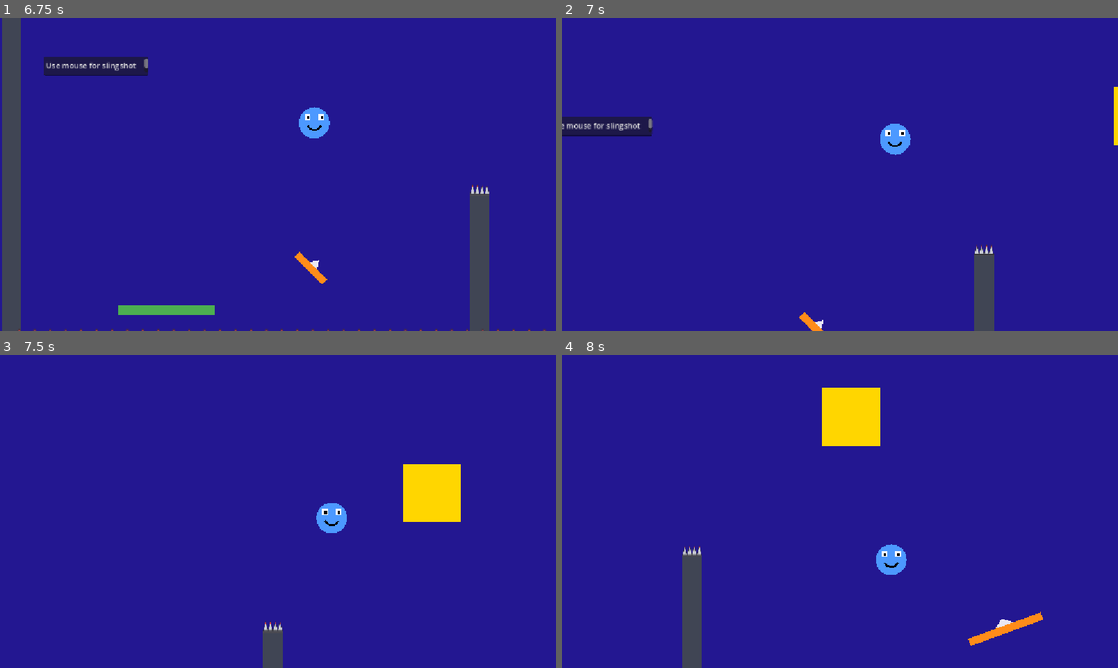
Above: before the commit, frames 1-4 (two rows, left to right).
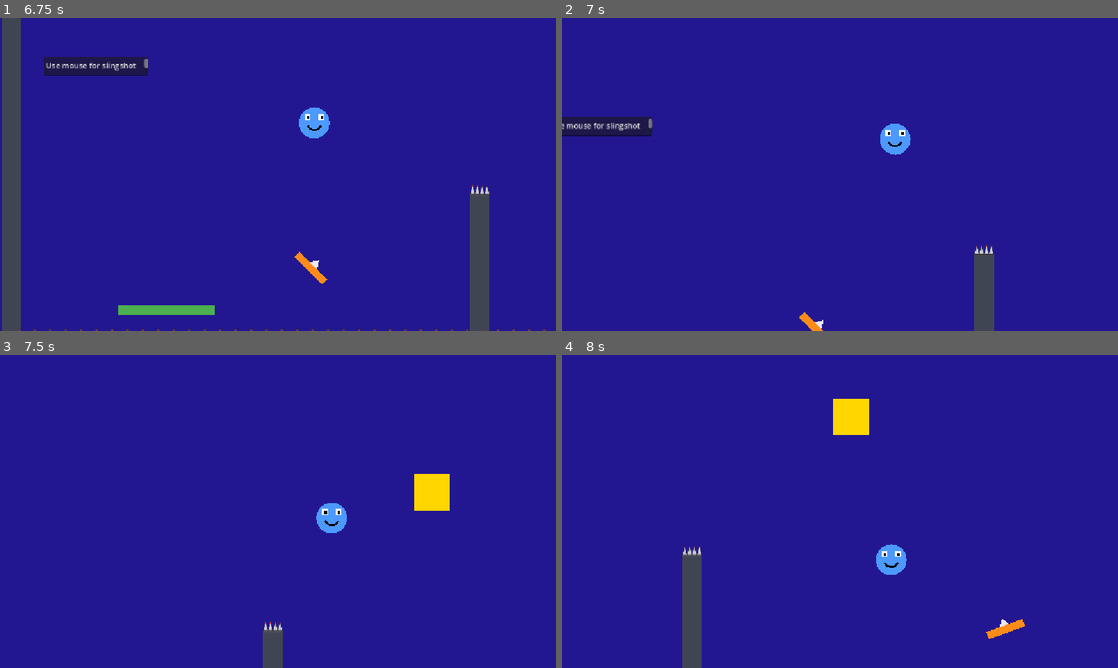
Above: after the commit, the same moments.

Repository: orbitwebsites-cloud/haven
Game: Godot game, scene res://level.tscn
Two runs of this game, one before a commit and one after it. Both use one fixed random seed, a clock stepped at 60 frames per second and the inputs below. The project has no main scene, so this scene is started directly.
Inputs (mouse positions are in pixels of both pictures, inside the frame that each line leads up to):
- Up to frame 1 (6.75 s): tap Enter at 0.5, 2.75 s; move the mouse to (400, 158) at 0.52 s; click (400, 158) at 0.67 s; drag from (166, 190) to (478, 171) at 1.27 s; tap Space at 2, 3.5 s; move the mouse to (333, 105) at 2.02 s; click (333, 105) at 2.17 s; drag from (250, 237) to (44, 318) at 2.77 s; move the mouse to (444, 221) at 3.52 s; click (444, 221) at 3.67 s; drag from (111, 127) to (44, 318) at 4.27 s; move the mouse to (305, 174) at 5.02 s; click (305, 174) at 5.17 s; drag from (194, 96) to (105, 318) at 5.77 s; move the mouse to (400, 158) at 6.52 s; click (400, 158) at 6.67 s
- Up to frame 2 (7 s): no input
- Up to frame 3 (7.5 s): drag from (166, 527) to (505, 486) at 7.27 s
- Up to frame 4 (8 s): no input

Frame 1 is identical in both runs. In frame 2, 0.1% of the frame differs, in the area x 99-100%, y 22-41%; in frame 3, 1.2%; in frame 4, 1.4%, in the area x 46-87%, y 10-93%.

Commit message:
Make every level harder: smaller pads and goals, more spikes

Diff:
--- a/level.tscn
+++ b/level.tscn
@@ -148,12 +148,12 @@
 [node name="BouncePad2" parent="." unique_id=1134803600 instance=ExtResource("pad_scene")]
 position = Vector2(1300, 150)
 rotation = -0.349066
-scale = Vector2(2, 1)
+scale = Vector2(1, 1)
 strength = 1000.0
 
 [node name="Goal" parent="." unique_id=1742123123 instance=ExtResource("goal_scene")]
 position = Vector2(980, -290)
-scale = Vector2(2, 2)
+scale = Vector2(1.25, 1.25)
 
 [node name="SpikeFloor" type="Node2D" parent="." unique_id=523882138]
 position = Vector2(0, 290)
--- a/level_2.tscn
+++ b/level_2.tscn
@@ -19,6 +19,9 @@
 
 [sub_resource type="RectangleShape2D" id="RectangleShape2D_BouncyWall"]
 size = Vector2(40.0, 650.0)
+
+[sub_resource type="RectangleShape2D" id="RectangleShape2D_Blocker"]
+size = Vector2(30.0, 250.0)
 
 [sub_resource type="RectangleShape2D" id="RectangleShape2D_Platform"]
 size = Vector2(200.0, 20.0)
@@ -87,6 +90,19 @@
 offset_bottom = 325.0
 color = Color(0.2, 0.75, 0.75, 1)
 
+[node name="Blocker" type="StaticBody2D" parent="."]
+position = Vector2(520.0, 165.0)
+
+[node name="CollisionShape2D" type="CollisionShape2D" parent="Blocker"]
+shape = SubResource("RectangleShape2D_Blocker")
+
+[node name="ColorRect" type="ColorRect" parent="Blocker"]
+offset_left = -15.0
+offset_top = -125.0
+offset_right = 15.0
+offset_bottom = 125.0
+color = Color(0.25, 0.27, 0.33, 1)
+
 [node name="Platform" type="StaticBody2D" parent="."]
 position = Vector2(0.0, 100.0)
 
@@ -103,13 +119,12 @@
 [node name="BouncePad1" parent="." instance=ExtResource("pad")]
 position = Vector2(320.0, 200.0)
 rotation = 0.523599
-scale = Vector2(1.75, 1)
 strength = 1000.0
 
 [node name="BouncePad2" parent="." instance=ExtResource("pad")]
 position = Vector2(720.0, 150.0)
 rotation = -0.610865
-scale = Vector2(2.0, 1)
+scale = Vector2(1.2, 1)
 strength = 1250.0
 
 [node name="SpikeFloor" type="Node2D" parent="."]
@@ -163,9 +178,14 @@
 position = Vector2(1152.0, 0)
 scale = Vector2(2, 2)
 
+[node name="BankWallSpikes" parent="." instance=ExtResource("spikes")]
+position = Vector2(964.0, 86.0)
+rotation = -1.570796
+scale = Vector2(2, 2)
+
 [node name="Goal" parent="." instance=ExtResource("goal")]
 position = Vector2(40.0, -380.0)
-scale = Vector2(1.5, 1.5)
+scale = Vector2(1.0, 1.0)
 
 [node name="Player" parent="." instance=ExtResource("player")]
 position = Vector2(0.0, 40.0)
--- a/level_3.tscn
+++ b/level_3.tscn
@@ -68,19 +68,19 @@
 [node name="BouncePad1" parent="." instance=ExtResource("pad")]
 position = Vector2(520.0, 60.0)
 rotation = -0.698132
-scale = Vector2(1.5, 1)
+scale = Vector2(0.6, 1)
 strength = 1100.0
 
 [node name="BouncePad2" parent="." instance=ExtResource("pad")]
 position = Vector2(-120.0, -300.0)
 rotation = 0.698132
-scale = Vector2(1.5, 1)
+scale = Vector2(0.8, 1)
 strength = 1100.0
 
 [node name="BouncePad3" parent="." instance=ExtResource("pad")]
 position = Vector2(520.0, -660.0)
 rotation = -0.698132
-scale = Vector2(1.5, 1)
+scale = Vector2(0.8, 1)
 strength = 1100.0
 
 [node name="SpikeFloor" type="Node2D" parent="."]
@@ -124,9 +124,14 @@
 rotation = 1.570796
 scale = Vector2(2, 2)
 
+[node name="UpperRightSpikes" parent="." instance=ExtResource("spikes")]
+position = Vector2(584.0, -480.0)
+rotation = -1.570796
+scale = Vector2(2, 2)
+
 [node name="Goal" parent="." instance=ExtResource("goal")]
 position = Vector2(-120.0, -1020.0)
-scale = Vector2(1.5, 1.5)
+scale = Vector2(0.8, 0.8)
 
 [node name="SecretPortal" parent="." instance=ExtResource("portal")]
 position = Vector2(-150.0, -45.0)
--- a/secret_level.tscn
+++ b/secret_level.tscn
@@ -87,18 +87,19 @@
 [node name="BouncePad1" parent="." instance=ExtResource("pad")]
 position = Vector2(300.0, 200.0)
 rotation = 0.785398
+scale = Vector2(0.5, 1)
 strength = 1000.0
 
 [node name="BouncePad2" parent="." instance=ExtResource("pad")]
 position = Vector2(1240.0, 200.0)
 rotation = 0.785398
-scale = Vector2(1.5, 1)
+scale = Vector2(0.8, 1)
 strength = 1000.0
 
 [node name="BouncePad3" parent="." instance=ExtResource("pad")]
 position = Vector2(2180.0, 200.0)
 rotation = -0.261799
-scale = Vector2(1.5, 1)
+scale = Vector2(0.8, 1)
 strength = 1200.0
 
 [node name="SpikeFloor" type="Node2D" parent="."]
@@ -197,7 +198,7 @@
 scale = Vector2(2, 2)
 
 [node name="SpikeCeiling" type="Node2D" parent="."]
-position = Vector2(0, -200.0)
+position = Vector2(0, -140.0)
 
 [node name="Spikes1" parent="SpikeCeiling" instance=ExtResource("spikes")]
 position = Vector2(600.0, 0)
@@ -251,7 +252,7 @@
 
 [node name="Goal" parent="." instance=ExtResource("goal")]
 position = Vector2(1800.0, -490.0)
-scale = Vector2(1.5, 1.5)
+scale = Vector2(0.65, 0.65)
 next_scene = "res://goat_win.tscn"
 
 [node name="Player" parent="." instance=ExtResource("player")]
